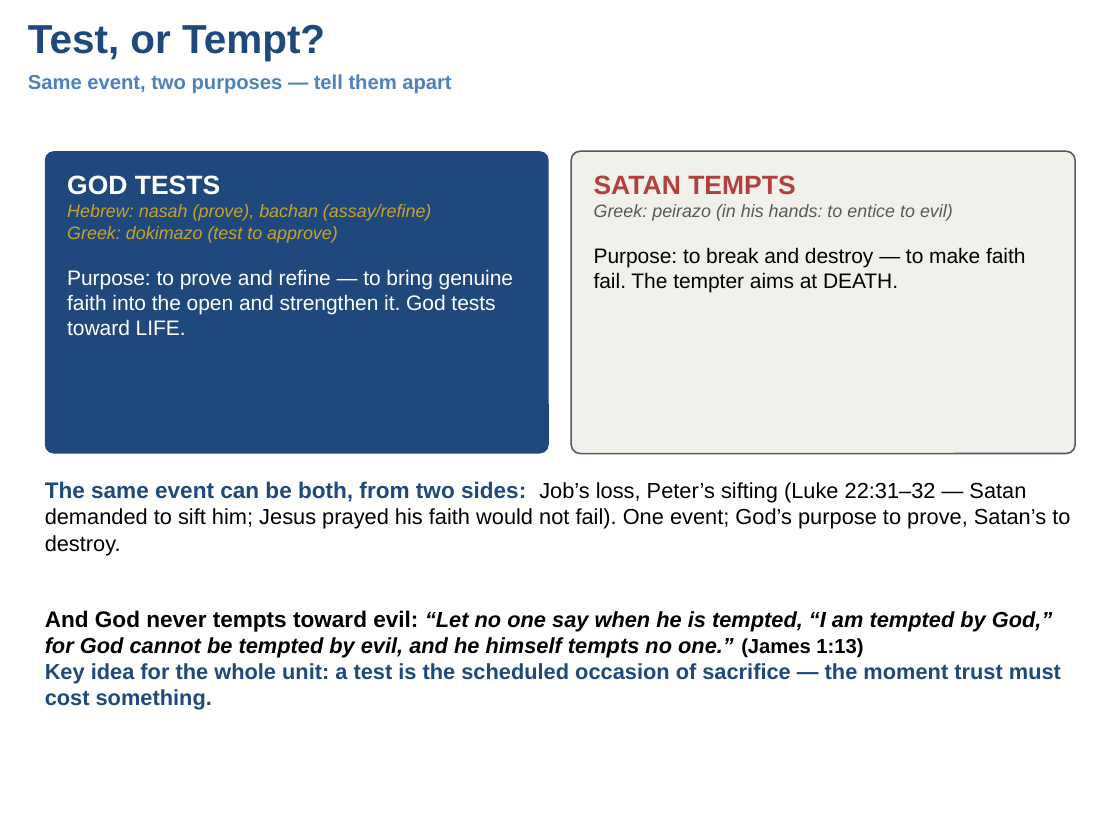
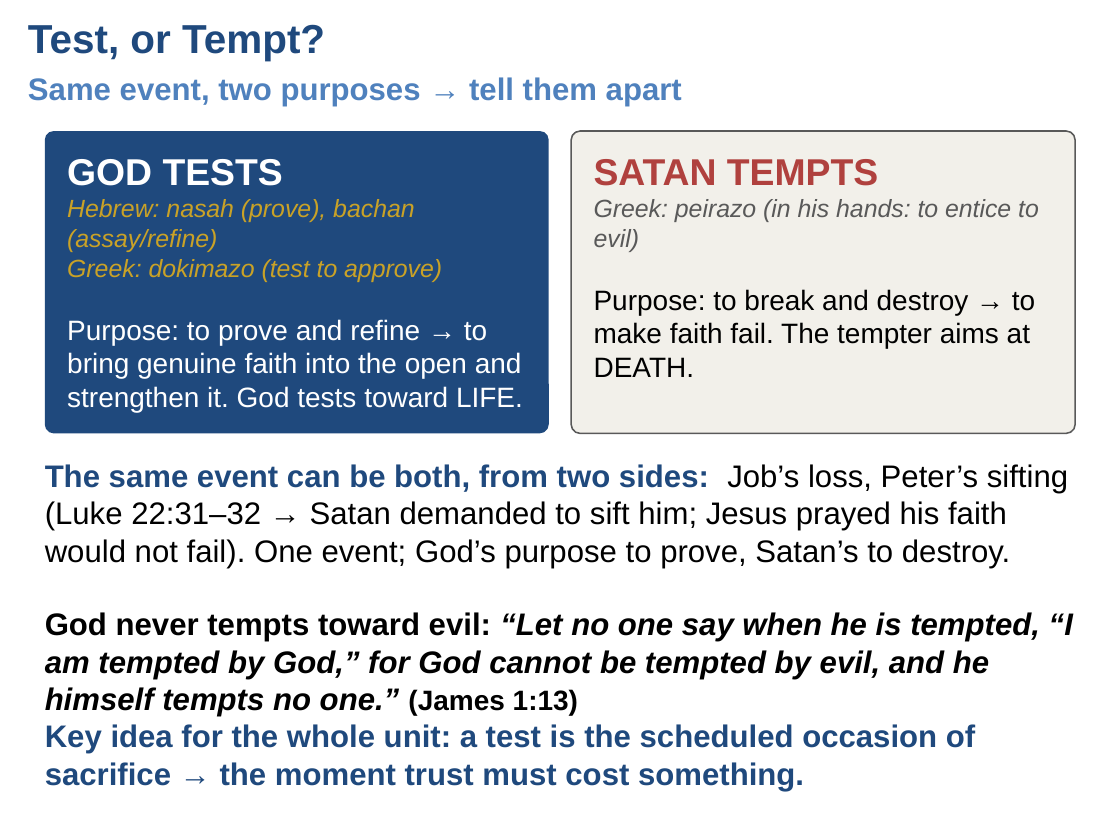
Before and after one commit to UsefulEngines/EvangelismPublic, a slide deck: slide 2 of 2026-Q4/07-FaithTests/Week07-FaithTestsAcrossCovenants.pptx. Drawn at 1120x840 pixels with LibreOffice and Linux fonts; fonts in the diff are those of the drawing. Boxes give left, top, right and bottom in pixels: in the first picture for what was removed or moved away, otherwise in the second. Text is boxed around its words. In the diff, an @@ line names an element or a change of style, - is before the commit and + after.

```diff
--- a/2026-Q4/07-FaithTests/Week07-FaithTestsAcrossCovenants.pptx
+++ b/2026-Q4/07-FaithTests/Week07-FaithTestsAcrossCovenants.pptx
@@ text at bbox=[28, 77, 682, 106]: text changed; size 13 to 20 pt @@
-Same event, two purposes — tell them apart
+Same event, two purposes → tell them apart
@@ rounded rectangle: place and size @@
-rounded rectangle at bbox=[45, 151, 549, 454]
+rounded rectangle at bbox=[45, 131, 549, 433]
@@ rounded rectangle: place and size @@
-rounded rectangle at bbox=[571, 151, 1075, 454]
+rounded rectangle at bbox=[571, 131, 1075, 433]
@@ text at bbox=[67, 159, 523, 412]: text changed; size 13.5 to 18 pt @@
-GOD TESTS
-Hebrew: nasah (prove), bachan (assay/refine)
-Greek: dokimazo (test to approve)
-Purpose: to prove and refine — to bring genuine faith into the open and strengthen it. God tests toward LIFE.
+GOD TESTS
+Hebrew: nasah (prove), bachan (assay/refine)
+Greek: dokimazo (test to approve)
+Purpose: to prove and refine → to bring genuine faith into the open and strengthen it. God tests toward LIFE.
@@ text at bbox=[594, 159, 1039, 377]: text changed; size 13.5 to 18 pt @@
-SATAN TEMPTS
-Greek: peirazo (in his hands: to entice to evil)
-Purpose: to break and destroy — to make faith fail. The tempter aims at DEATH.
+SATAN TEMPTS
+Greek: peirazo (in his hands: to entice to evil)
+Purpose: to break and destroy → to make faith fail. The tempter aims at DEATH.
@@ text at bbox=[45, 464, 1068, 568]: text changed; size 14 to 20 pt @@
-The same event can be both, from two sides: Job’s loss, Peter’s sifting (Luke 22:31–32 — Satan demanded to sift him; Jesus prayed his faith would not fail). One event; God’s purpose to prove, Satan’s to destroy.
+The same event can be both, from two sides: Job’s loss, Peter’s sifting (Luke 22:31–32 → Satan demanded to sift him; Jesus prayed his faith would not fail). One event; God’s purpose to prove, Satan’s to destroy.
@@ text at bbox=[45, 612, 1073, 791]: text changed; size 14 to 20 pt @@
-And God never tempts toward evil: “Let no one say when he is tempted, “I am tempted by God,” for God cannot be tempted by evil, and he himself tempts no one.” (James 1:13)
-Key idea for the whole unit: a test is the scheduled occasion of sacrifice — the moment trust must cost something.
+God never tempts toward evil: “Let no one say when he is tempted, “I am tempted by God,” for God cannot be tempted by evil, and he himself tempts no one.” (James 1:13)
+Key idea for the whole unit: a test is the scheduled occasion of sacrifice → the moment trust must cost something.
```
Also in this commit, not shown: 6 other slides changed, 5 other files.
